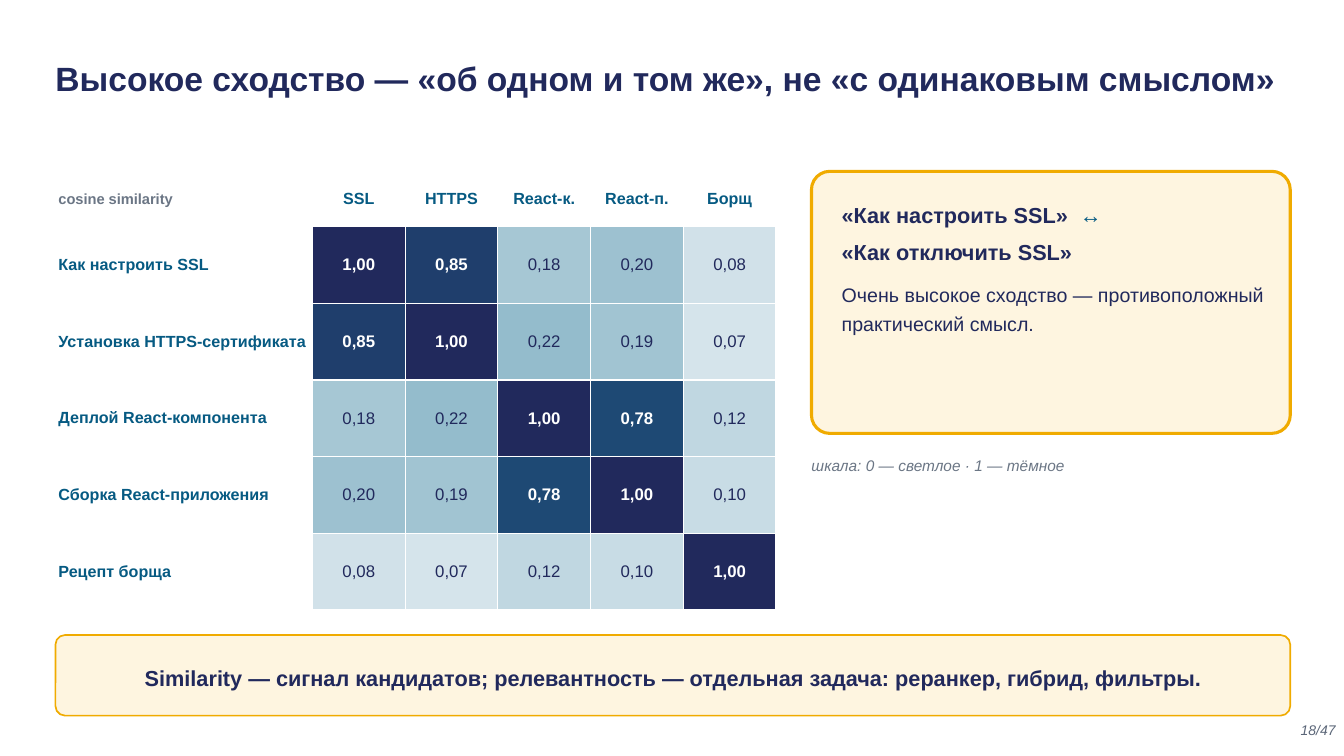
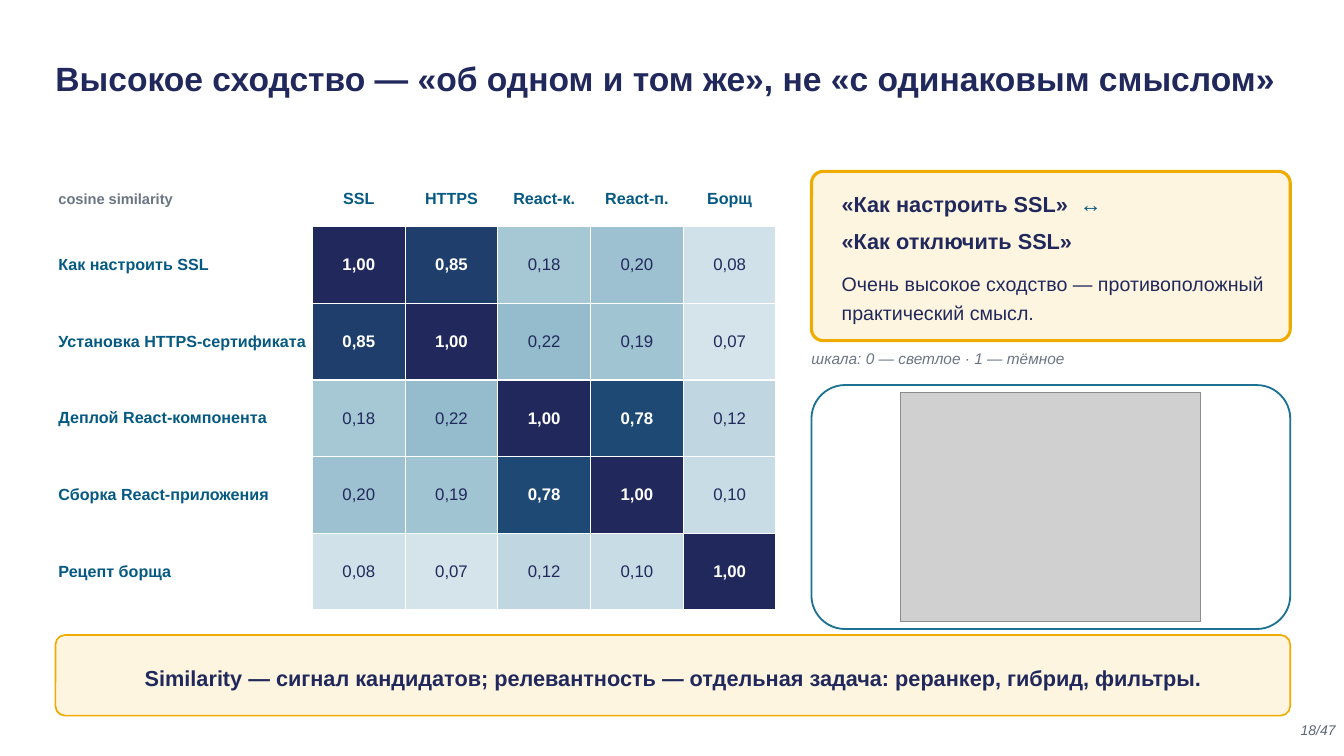
Before and after one commit to tellina-study/AI-usage-lessons, a slide deck: slide 18 of library/lectures/lec-02/rendered/lec-02.pptx. Drawn at 1344x756 pixels with LibreOffice and Linux fonts; fonts in the diff are those of the drawing; grey boxes stand for pictures. Boxes give left, top, right and bottom in pixels: in the first picture for what was removed or moved away, otherwise in the second. Text is boxed around its words. In the diff, an @@ line names an element or a change of style, - is before the commit and + after.

```diff
--- a/library/lectures/lec-02/rendered/lec-02.pptx
+++ b/library/lectures/lec-02/rendered/lec-02.pptx
@@ rounded rectangle: place and size @@
-rounded rectangle at [812, 171, 1291, 434]
+rounded rectangle at [812, 171, 1291, 341]
@@ text "«Как настроить SSL» ↔": place and size @@
-text "«Как настроить SSL» ↔" at [842, 208, 1264, 335]
+text "«Как настроить SSL» ↔" at [842, 197, 1264, 324]
@@ text "шкала: 0 — светлое · ...": place and size @@
-text "шкала: 0 — светлое · ..." at [811, 460, 1065, 471]
+text "шкала: 0 — светлое · ..." at [811, 353, 1065, 364]
@@ rounded rectangle added at [812, 385, 1291, 629], fill #FFFFFF, outline #1C7293 1.3 pt @@
@@ picture added at [900, 392, 1201, 622] @@
```
Also in this commit, not shown: 9 other slides changed, 29 other files.
